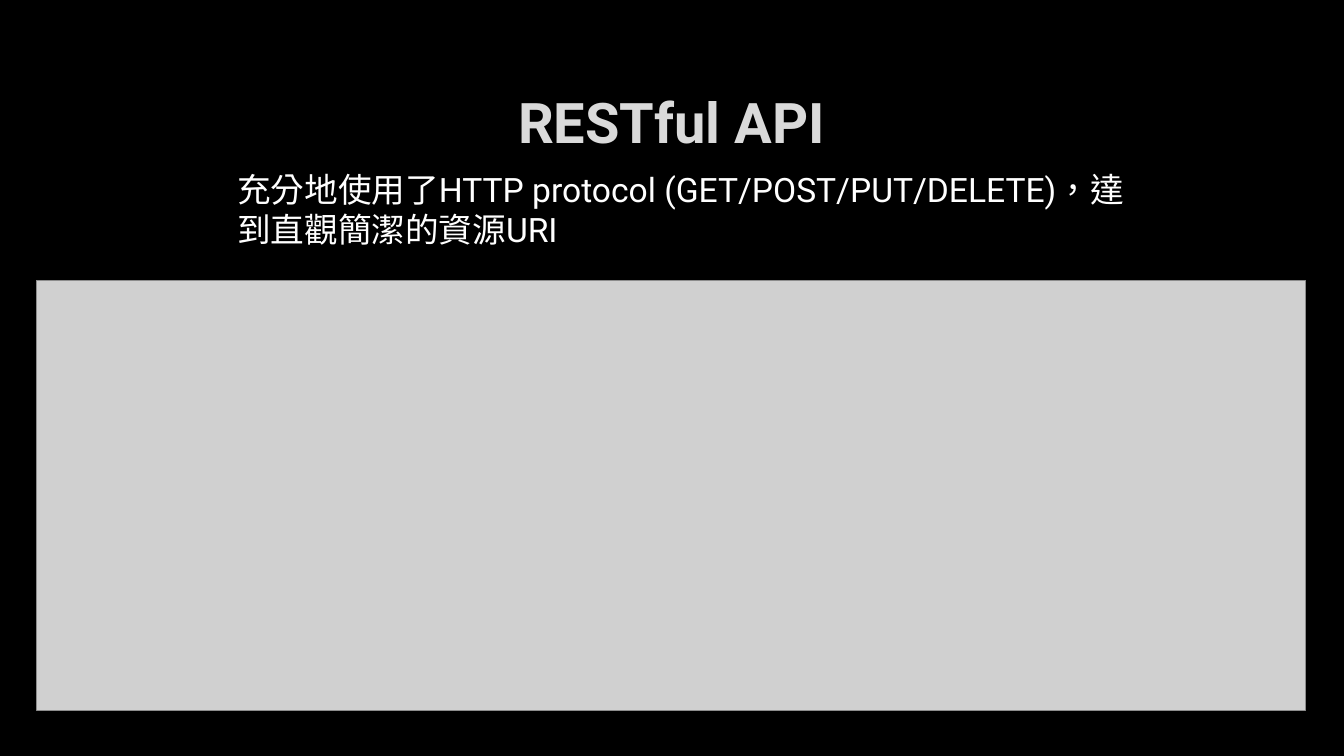
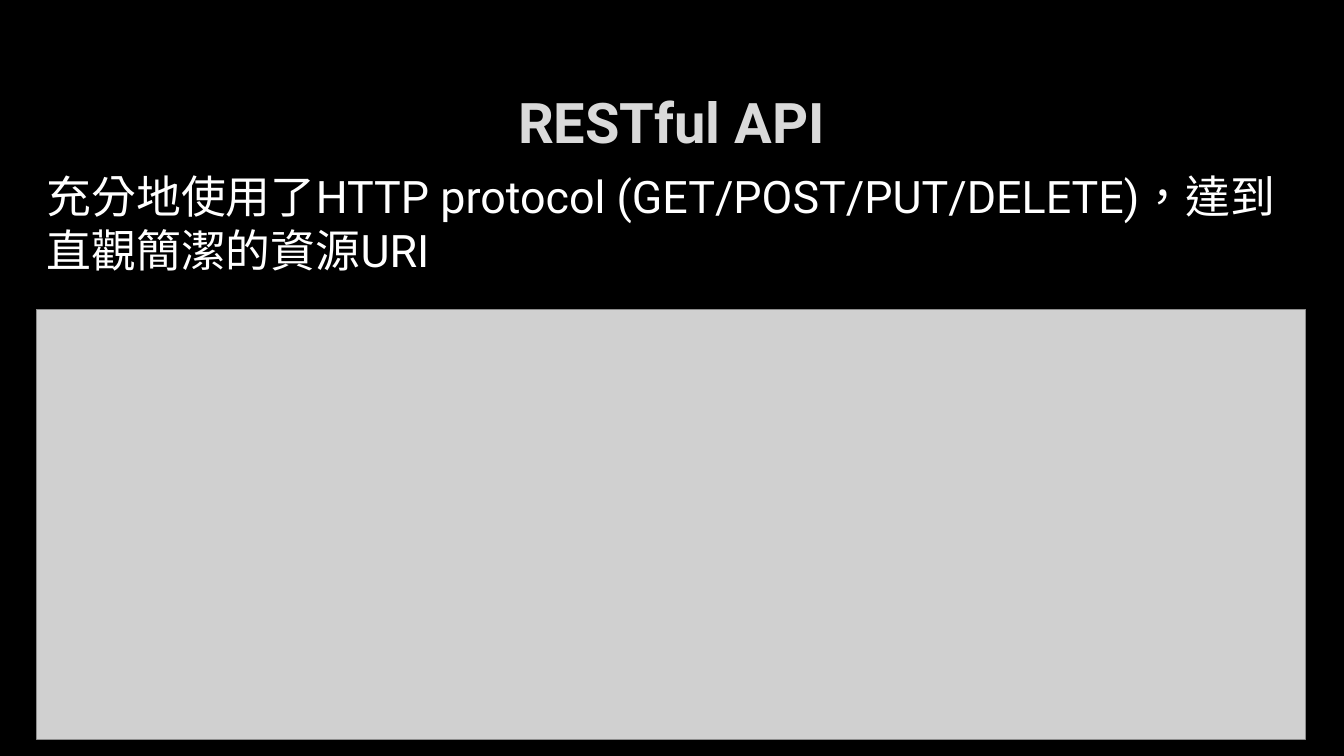
Before and after one commit to toumei/1071-database-G13, a slide deck: slide 11 of G13/G13-學生宿舍網路維修管理系統.pptx (slide 12 before the commit). Drawn at 1344x756 pixels with LibreOffice and Linux fonts; fonts in the diff are those of the drawing; grey boxes stand for pictures; background and template pictures are left out. Boxes give left, top, right and bottom in pixels: in the first picture for what was removed or moved away, otherwise in the second. Text is boxed around its words. In the diff, an @@ line names an element or a change of style, - is before the commit and + after.

```diff
--- a/G13/G13-學生宿舍網路維修管理系統.pptx
+++ b/G13/G13-學生宿舍網路維修管理系統.pptx
@@ text "充分地使用了HTTP protocol (GET/POST/PUT/DELETE)，達到直觀簡潔的資源URI": place and size @@
-text "充分地使用了HTTP protocol (GET/POST/PUT/DELETE)，達到直觀簡潔的資源URI" at (237, 173, 1124, 245)
+text "充分地使用了HTTP protocol (GET/POST/PUT/DELETE)，達到直觀簡潔的資源URI" at (47, 175, 1275, 271)
@@ text "充分地使用了HTTP protocol (GET/POST/PUT/DELETE)，達到直觀簡潔的資源URI" at (47, 175, 1275, 271): size 24 to 32 pt @@
@@ picture: place and size @@
-picture at (36, 280, 1306, 710)
+picture at (36, 310, 1306, 739)
```
Also in this commit, not shown: 5 other slides changed, 3 slides added, 2 slides removed, 3 other files.
